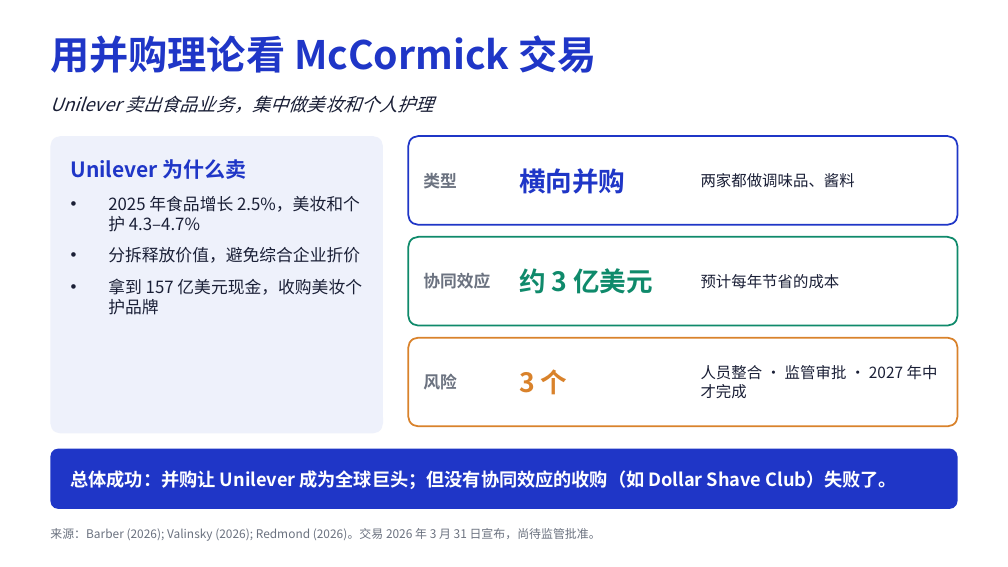
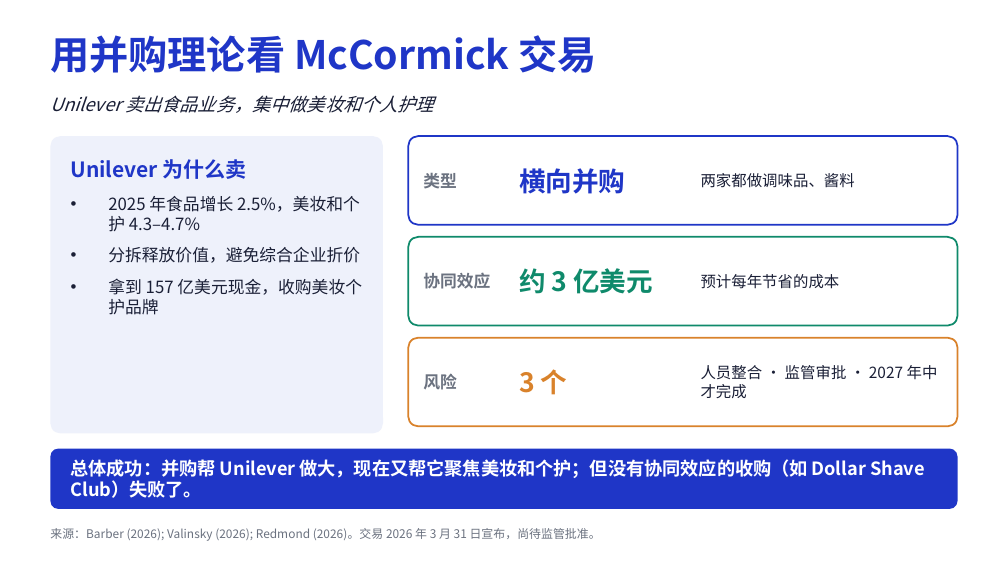
Before and after one commit to dollar3651314/mymba, a slide deck: slide 3 of content/busi1763/files/Unilever_MA_CN.pptx. Drawn at 1008x567 pixels with LibreOffice and Linux fonts; fonts in the diff are those of the drawing. Boxes give left, top, right and bottom in pixels: in the first picture for what was removed or moved away, otherwise in the second. Text is boxed around its words. In the diff, an @@ line names an element or a change of style, - is before the commit and + after.

```diff
--- a/content/busi1763/files/Unilever_MA_CN.pptx
+++ b/content/busi1763/files/Unilever_MA_CN.pptx
@@ text at box(71, 459, 925, 498): text changed @@
-总体成功：并购让 Unilever 成为全球巨头；但没有协同效应的收购（如 Dollar Shave Club）失败了。
+总体成功：并购帮 Unilever 做大，现在又帮它聚焦美妆和个护；但没有协同效应的收购（如 Dollar Shave Club）失败了。
```
Also in this commit, not shown: 2 other slides changed, 25 other files.
